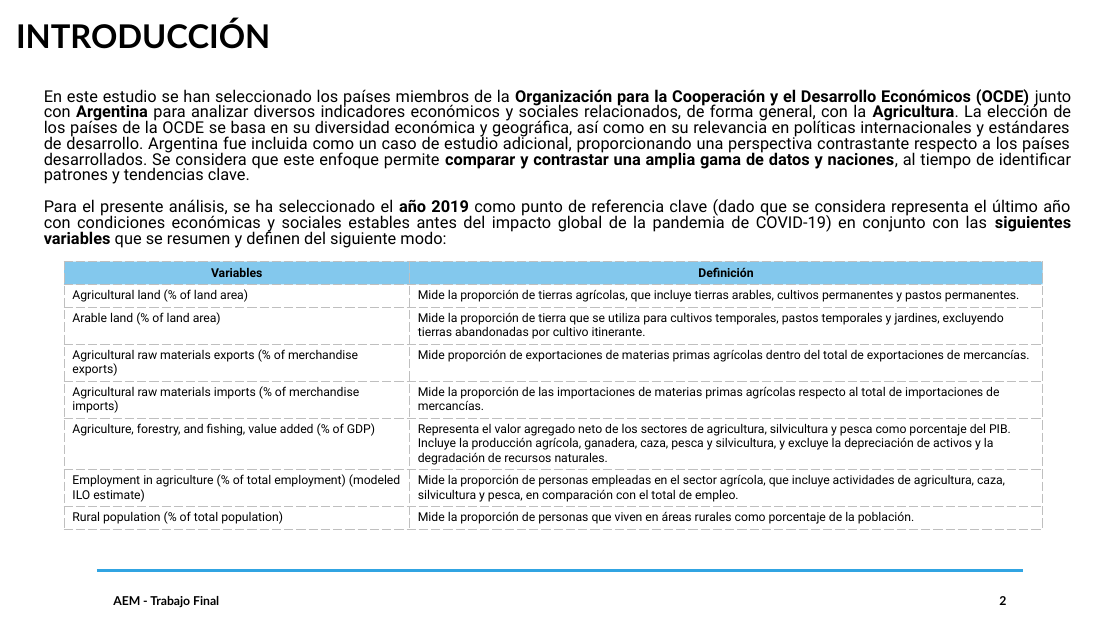
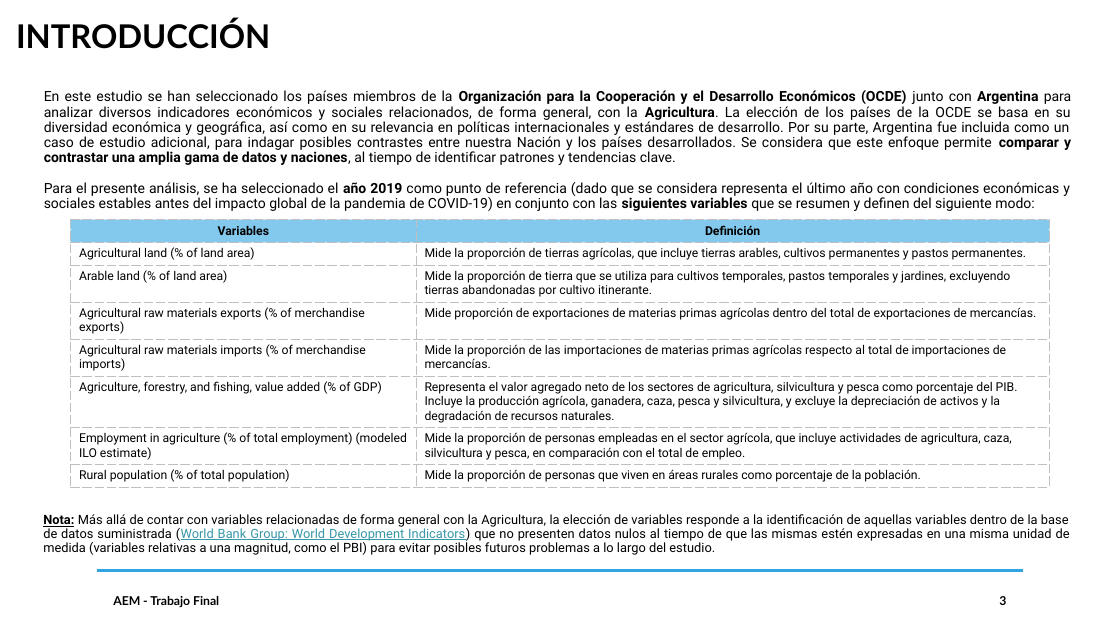
Before and after one commit to DavidGuzzi/MECMT04, a slide deck: slide 3 of AEM PPT 20240928.pptx (slide 2 before the commit). Drawn at 1120x630 pixels with LibreOffice and Linux fonts; fonts in the diff are those of the drawing. Boxes give left, top, right and bottom in pixels: in the first picture for what was removed or moved away, otherwise in the second. Text is boxed around its words. In the diff, an @@ line names an element or a change of style, - is before the commit and + after.

```diff
--- a/AEM PPT 20240928.pptx
+++ b/AEM PPT 20240928.pptx
@@ text at (44, 90, 1072, 211): text changed; size 14 to 12 pt @@
-  En este estudio se han seleccionado los países miembros de la Organización para la Cooperación y el Desarrollo Económicos (OCDE) junto con Argentina para analizar diversos indicadores económicos y sociales relacionados, de forma general, con la Agricultura. La elección de los países de la OCDE se basa en su diversidad económica y geográfica, así como en su relevancia en políticas internacionales y estándares de desarrollo. Argentina fue incluida como un caso de estudio adicional, proporcionando una perspectiva contrastante respecto a los países desarrollados. Se considera que este enfoque permite comparar y contrastar una amplia gama de datos y naciones, al tiempo de identificar patrones y tendencias clave.
-  Para el presente análisis, se ha seleccionado el año 2019 como punto de referencia clave (dado que se considera representa el último año con condiciones económicas y sociales estables antes del impacto global de la pandemia de COVID-19) en conjunto con las siguientes variables que se resumen y definen del siguiente modo:
+  En este estudio se han seleccionado los países miembros de la Organización para la Cooperación y el Desarrollo Económicos (OCDE) junto con Argentina para analizar diversos indicadores económicos y sociales relacionados, de forma general, con la Agricultura. La elección de los países de la OCDE se basa en su diversidad económica y geográfica, así como en su relevancia en políticas internacionales y estándares de desarrollo. Por su parte, Argentina fue incluida como un caso de estudio adicional, para indagar posibles contrastes entre nuestra Nación y los países desarrollados. Se considera que este enfoque permite comparar y contrastar una amplia gama de datos y naciones, al tiempo de identificar patrones y tendencias clave.
+  Para el presente análisis, se ha seleccionado el año 2019 como punto de referencia (dado que se considera representa el último año con condiciones económicas y sociales estables antes del impacto global de la pandemia de COVID-19) en conjunto con las siguientes variables que se resumen y definen del siguiente modo:
@@ table: place and size @@
-table at (64, 261, 1043, 534)
+table at (71, 220, 1049, 493)
@@ text added at (43, 514, 1070, 555), 11 pt, text #000000 @@
+  Nota: Más allá de contar con variables relacionadas de forma general con la Agricultura, la elección de variables responde a la identificación de aquellas variables dentro de la base de datos suministrada (World Bank Group: World Development Indicators) que no presenten datos nulos al tiempo de que las mismas estén expresadas en una misma unidad de medida (variables relativas a una magnitud, como el PBI) para evitar posibles futuros problemas a lo largo del estudio.
```
Also in this commit, not shown: 4 other slides changed, 13 slides added, 5 other files.
